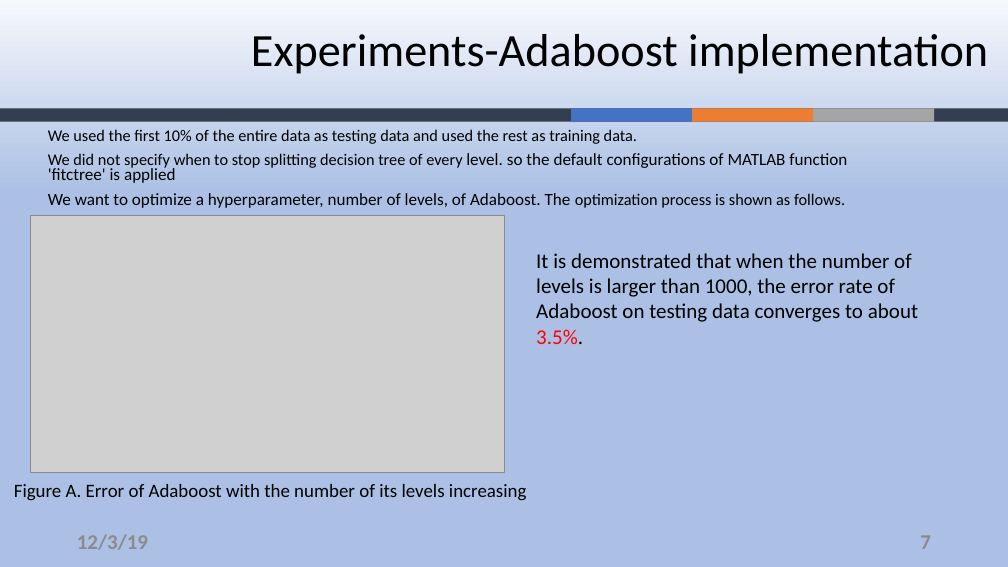
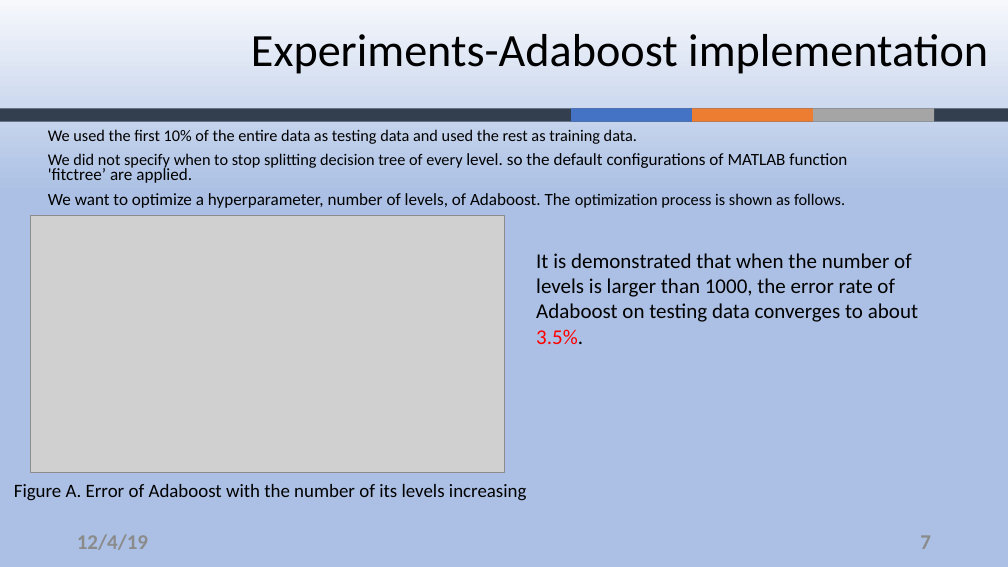
Before and after one commit to ZouYao0720/final-project-, a slide deck: slide 7 of final-presentation.pptx. Drawn at 1008x567 pixels with LibreOffice and Linux fonts; fonts in the diff are those of the drawing; grey boxes stand for pictures; background and template pictures are left out. Boxes give left, top, right and bottom in pixels: in the first picture for what was removed or moved away, otherwise in the second. Text is boxed around its words. In the diff, an @@ line names an element or a change of style, - is before the commit and + after.

```diff
--- a/final-presentation.pptx
+++ b/final-presentation.pptx
@@ text at <box>48,153,847,183</box>: text changed @@
-We did not specify when to stop splitting decision tree of every level. so the default configurations of MATLAB function 'fitctree' is applied
+We did not specify when to stop splitting decision tree of every level. so the default configurations of MATLAB function 'fitctree’ are applied.
@@ text at <box>77,534,148,550</box>: text changed @@
-12/3/19
+12/4/19
```
Also in this commit, not shown: 10 other slides changed.
